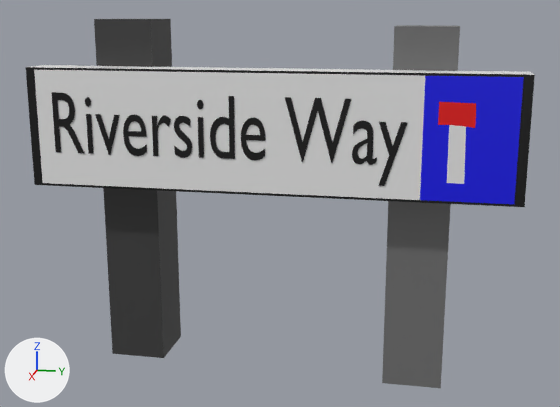
Before and after pictures for a commit that changed the FBX model Assets/Models/uk_street_sign_rural_dead_end_1.fbx.
Rendered twice from a 50 mm camera at (25.63, 8.79, 11.27) aimed at (0.07, 3.67, 4.88). Lighting does not change. The marker at lower left points along +X, +Y and +Z. Where no turn or scale is listed for an object, it has been applied to the vertices.
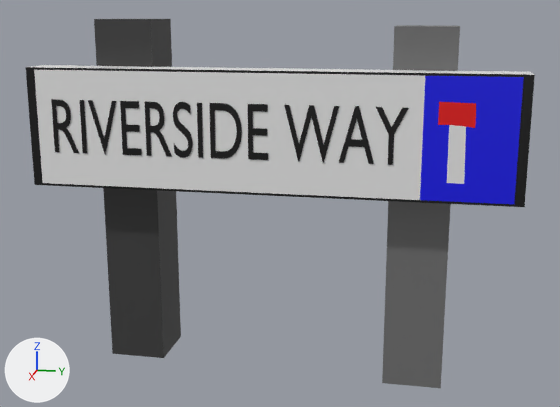
Location of each change, [x1, y1, x2, y2] in pixels of the pictures (560 x 407 px; the box of a moved part takes in the faces that stretch with it):
'Text', reshaped, rescaled (29% shorter)
    before: [52, 92, 407, 186]
    after: [51, 99, 409, 165]
part 1 of me_text, added (black)
    after: [284, 105, 339, 163]
part 2 of me_text, rebuilt (12% wider, 33% taller)
    before: [95, 114, 120, 155]
    after: [88, 100, 116, 155]
part 3 of me_text, rebuilt (32% taller)
    before: [86, 114, 93, 154]
    after: [80, 100, 87, 153]
part 4 of me_text, deleted (black)
    before: [352, 121, 377, 165]
part 5 of me_text, deleted (black)
    before: [123, 114, 147, 156]
part 6 of me_text, deleted
    before: [152, 115, 171, 156]
part 7 of me_text, deleted
    before: [85, 97, 91, 107]
part 8 of me_text, deleted (black)
    before: [378, 122, 407, 186]
part 9 of me_text, moved or reshaped
    before: [174, 96, 351, 163]
    after: [120, 101, 268, 160]
part 10 of me_text, added (black)
    after: [339, 106, 409, 165]

Patch to the scene script:
```diff
--- a/Assets/Models/uk_street_sign_rural_dead_end_1.fbx.py
+++ b/Assets/Models/uk_street_sign_rural_dead_end_1.fbx.py
@@ me_text @@
 # used by ob_text; location = (1.65, -3.9, 6.68); rotation_euler = (1.571, 0.0, 1.571), in degrees (90, 0, 90); scale = (2.01, 2.96, 4.0)
-me_text.from_pydata(...)  # 865 vertices, 847 faces; spans x 0.08..5.91, y -0.23..0.68, z 0.0
+me_text.from_pydata(...)  # 436 vertices, 420 faces; spans x 0.08..7.11, y -0.01..0.69, z 0.0
+# me_text part 1: the loose piece of 13 vertices spanning x 4.01..5.05, y -0.01..0.68, z 0.0 is copied, and the copy is moved by (0.79, 0.0, 0.0); it spans x 4.8..5.84, y -0.01..0.68, z 0.0
+# me_text part 2: the loose piece of 7 vertices spanning x 0.83..1.26, y -0.01..0.45, z 0.0 is rebuilt with 7 vertices and now spans x 0.85..1.46, y -0.01..0.68, z 0.0
+# me_text part 3: the loose piece of 4 vertices spanning x 0.67..0.76, y 0.0..0.45, z 0.0 is rebuilt with 4 vertices and now spans x 0.68..0.78, y 0.0..0.68, z 0.0
+# me_text part 4: the loose piece of 174 vertices spanning x 5.08..5.46, y -0.01..0.46, z 0.0 is deleted
+# me_text part 5: the loose piece of 99 vertices spanning x 1.3..1.71, y -0.01..0.46, z 0.0 is deleted
+# me_text part 6: the loose piece of 55 vertices spanning x 1.81..2.14, y 0.0..0.46, z 0.0 is deleted
+# me_text part 7: the loose piece of 48 vertices spanning x 0.66..0.77, y 0.53..0.64, z 0.0 is deleted
+# me_text part 8: the loose piece of 8 vertices spanning x 5.48..5.91, y -0.23..0.45, z 0.0 is deleted
+# me_text part 9: 3 vertices moved within x 2.6..3.1, y 0.15..0.68, z 0.0; 365 vertices removed from x 2.18..5.05, y -0.01..0.68, z 0.0; 287 vertices added at x 1.53..4.49, y -0.01..0.69, z 0.0
+# me_text part 10: 20 vertices added at x 5.84..7.11, y 0.0..0.69, z 0.0
 me_text.materials.append(mat_material_004)
@@ ob_text @@
 ob_text.rotation_euler = (1.571, 0.0, 1.571)  # degrees (90, 0, 90)
-ob_text.scale = (2.01, 2.96, 4.0)
+ob_text.scale = (1.67, 2.62, 4.0)
```
